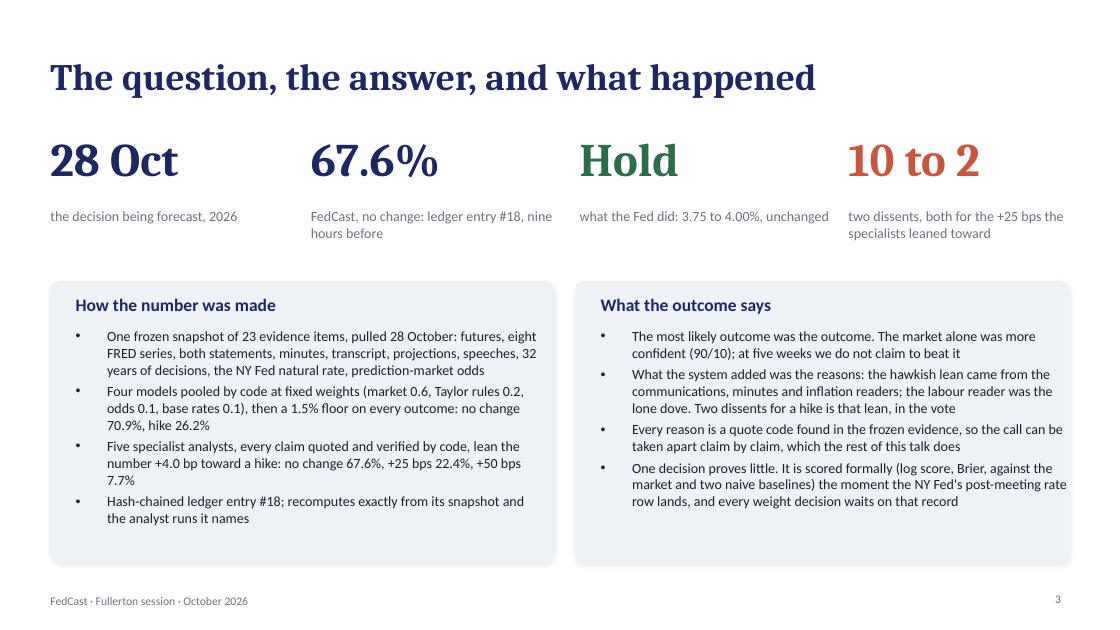
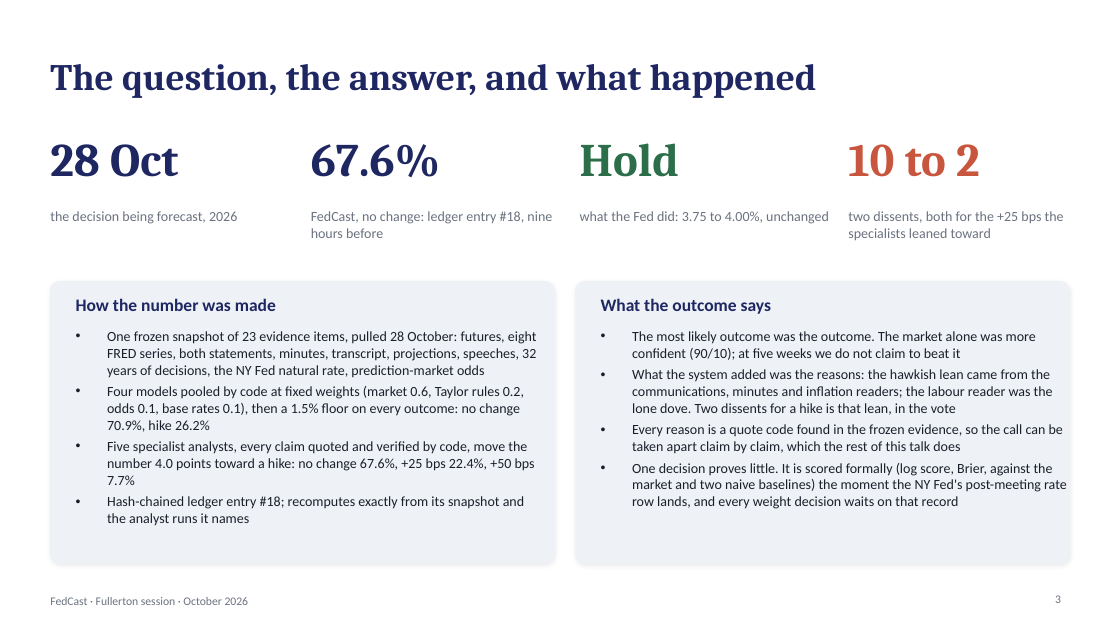
Before and after one commit to kmt112/fed-forecast, a slide deck: slide 3 of docs/FedCast_Fullerton.pptx. Drawn at 1120x630 pixels with LibreOffice and Linux fonts; fonts in the diff are those of the drawing. Boxes give left, top, right and bottom in pixels: in the first picture for what was removed or moved away, otherwise in the second. Text is boxed around its words. In the diff, an @@ line names an element or a change of style, - is before the commit and + after.

```diff
--- a/docs/FedCast_Fullerton.pptx
+++ b/docs/FedCast_Fullerton.pptx
@@ text at box(107, 441, 535, 485): text changed @@
-• Five specialist analysts, every claim quoted and verified by code, lean the number +4.0 bp toward a hike: no change 67.6%, +25 bps 22.4%, +50 bps 7.7%
+• Five specialist analysts, every claim quoted and verified by code, move the number 4.0 points toward a hike: no change 67.6%, +25 bps 22.4%, +50 bps 7.7%
```
Also in this commit, not shown: 7 other slides changed, 2 slides added, 8 other files.
